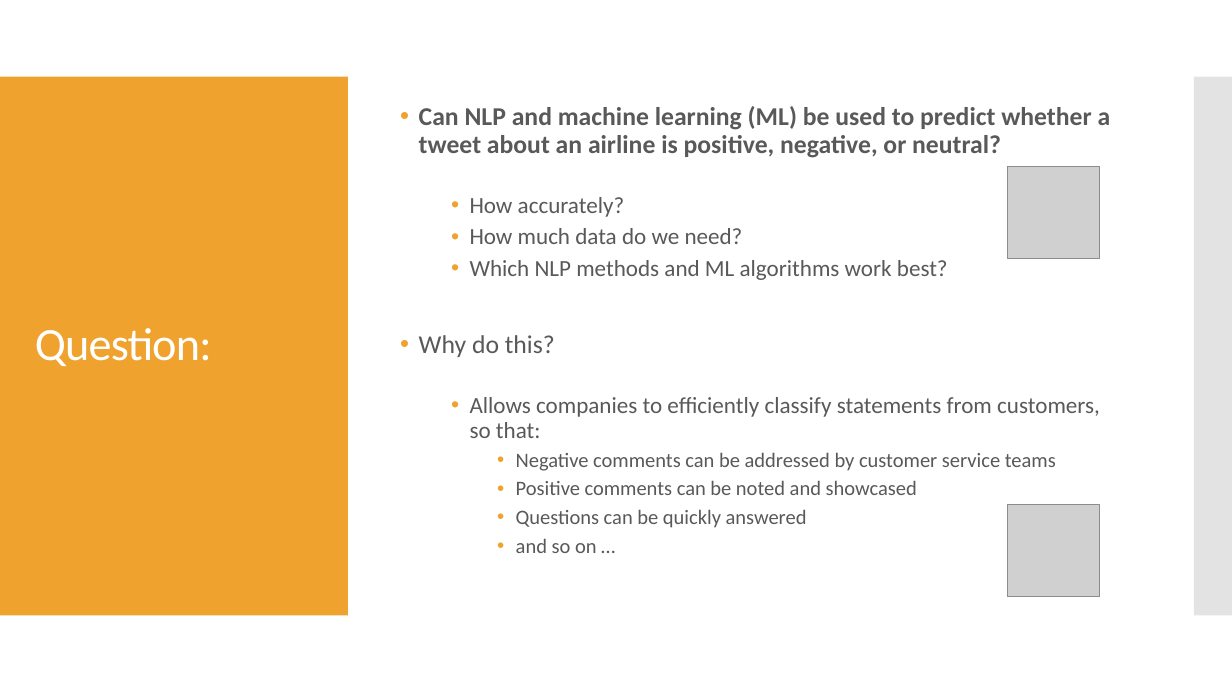
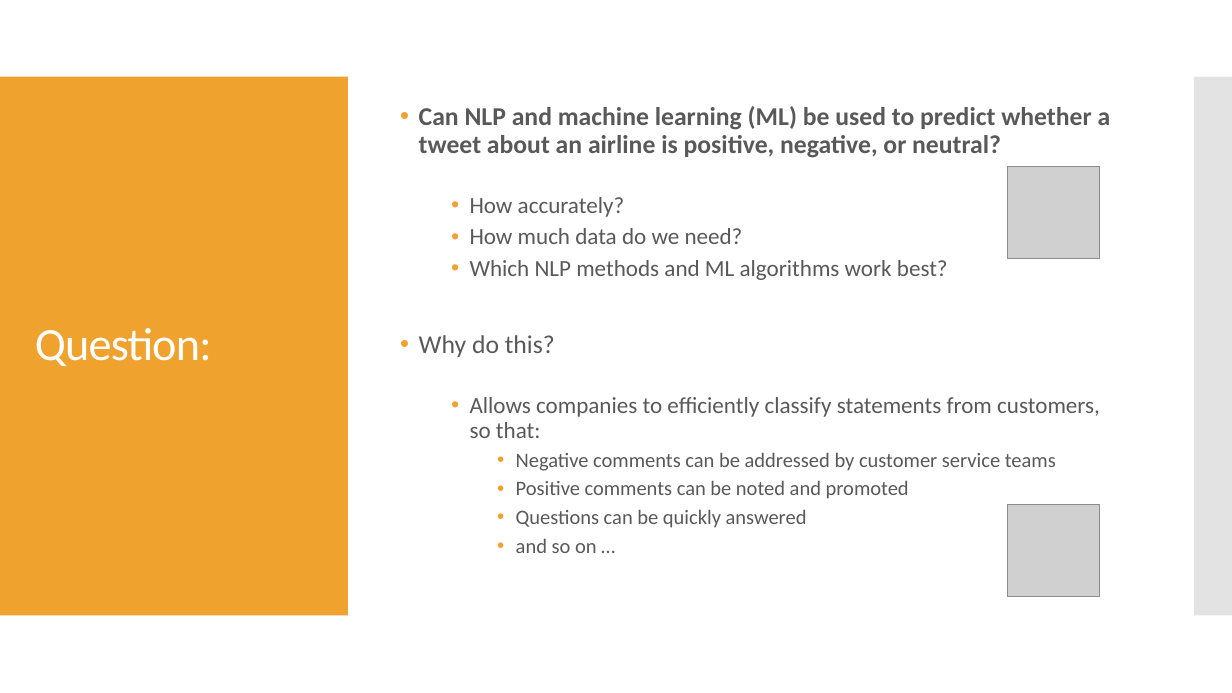
Before and after one commit to douglaspsteen/dsc-capstone-project-v2-online-ds-ft-100719, a slide deck: slide 3 of doug_steen_capstone_pres.pptx. Drawn at 1232x693 pixels with LibreOffice and Linux fonts; fonts in the diff are those of the drawing; grey boxes stand for pictures. Boxes give left, top, right and bottom in pixels: in the first picture for what was removed or moved away, otherwise in the second. Text is boxed around its words. In the diff, an @@ line names an element or a change of style, - is before the commit and + after.

```diff
--- a/doug_steen_capstone_pres.pptx
+++ b/doug_steen_capstone_pres.pptx
@@ text at [516, 480, 909, 499]: text changed @@
-    • Positive comments can be noted and showcased
+    • Positive comments can be noted and promoted
```
Also in this commit, not shown: 5 other slides changed, 1 other file.
